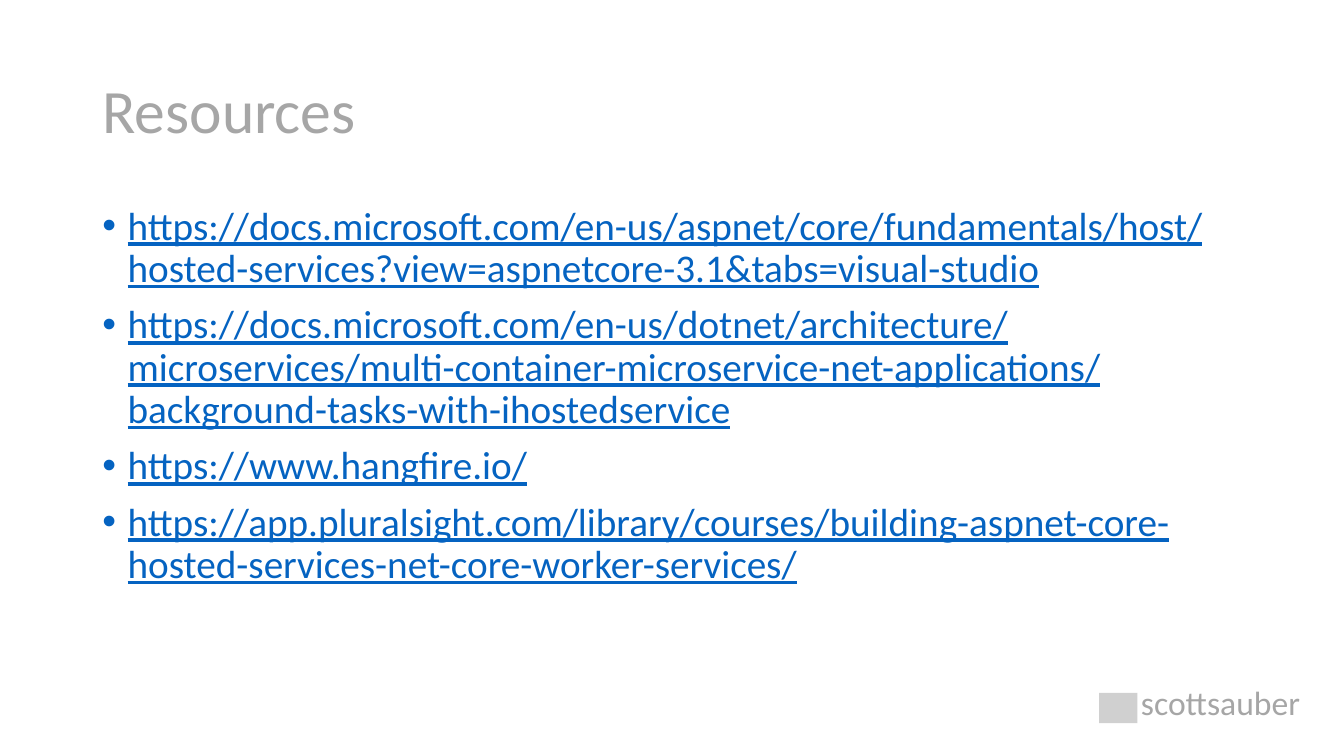
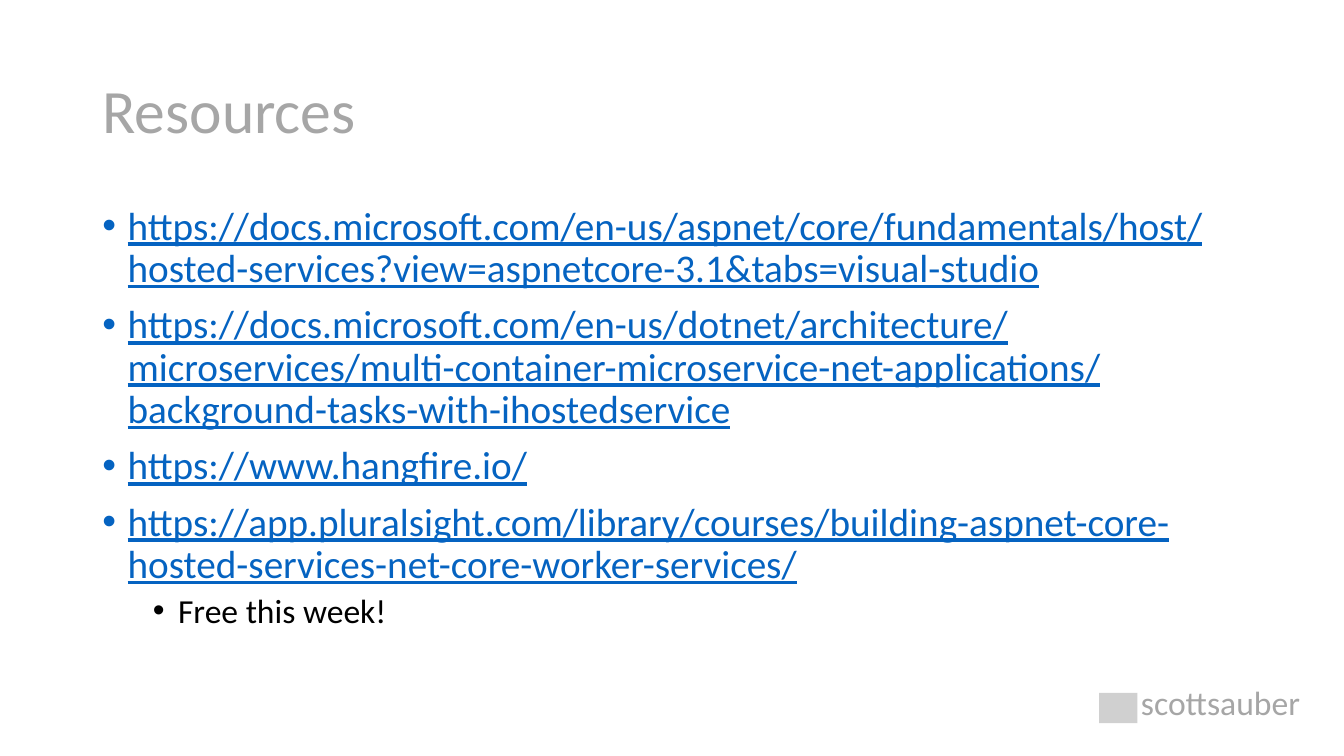
Before and after one commit to nirzaf/DotNetWorkShopTalk, a slide deck: slide 39 of 2020-10-16 - NDC Sydney - The Background on Background Tasks in .NET Core/The Background on Background Tasks.pptx. Drawn at 1344x756 pixels with LibreOffice and Linux fonts; fonts in the diff are those of the drawing; grey boxes stand for pictures. Boxes give left, top, right and bottom in pixels: in the first picture for what was removed or moved away, otherwise in the second. Text is boxed around its words. In the diff, an @@ line names an element or a change of style, - is before the commit and + after.

Commit message:
updates to ppt

```diff
--- a/2020-10-16 - NDC Sydney - The Background on Background Tasks in .NET Core/The Background on Background Tasks.pptx
+++ b/2020-10-16 - NDC Sydney - The Background on Background Tasks in .NET Core/The Background on Background Tasks.pptx
@@ text at box(178, 599, 386, 624): paragraph added @@
+  • Free this week!
```
Also in this commit, not shown: 1 other file.
